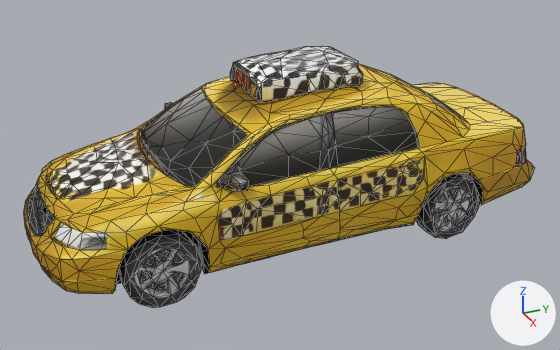
The glTF model play50games-frontend/public/models/3d/taxi-rush-3d/taxiCab.glb, before and after one commit.
The view is the same before and after, from a 50 mm lens placed at (2.428, -1.11, 1.427), pointed at (0.036, -0.033, 0.231). The axes (+X, +Y, +Z) are drawn at lower right. The lights are the same throughout. The older version comes first. Mesh edges are drawn as thin lines. Vertices at exactly the same position are counted once.

Names of what the first picture shows: 'model'.
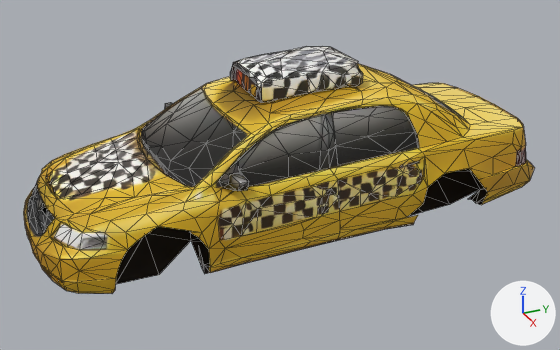
What changed in the scene script:
```text
Change me_model:
    used by ob_model
    remove me_model.from_pydata(...)  # 1476 vertices, 2996 faces; spans x -0.41..0.41, y -0.95..0.94, z -0.33..0.33
    add me_model.from_pydata(...)  # 952 vertices, 1844 faces; spans x -0.41..0.41, y -0.95..0.94, z -0.26..0.33
    me_model part 1: 162 vertices removed from x 0.28..0.37, y -0.73..-0.44, z -0.33..-0.05
    me_model part 2: 122 vertices removed from x 0.27..0.37, y 0.37..0.65, z -0.33..-0.06
    other edits to the shape of me_model do not show in these pictures
```

Location of each change, [x1, y1, x2, y2] in pixels of the pictures (560 x 350 px):
'model', reshaped: before [24, 46, 534, 308]; after [24, 46, 534, 294]
part 1 of me_model, deleted: before [115, 226, 210, 308]
part 2 of me_model, deleted: before [416, 168, 488, 239]
